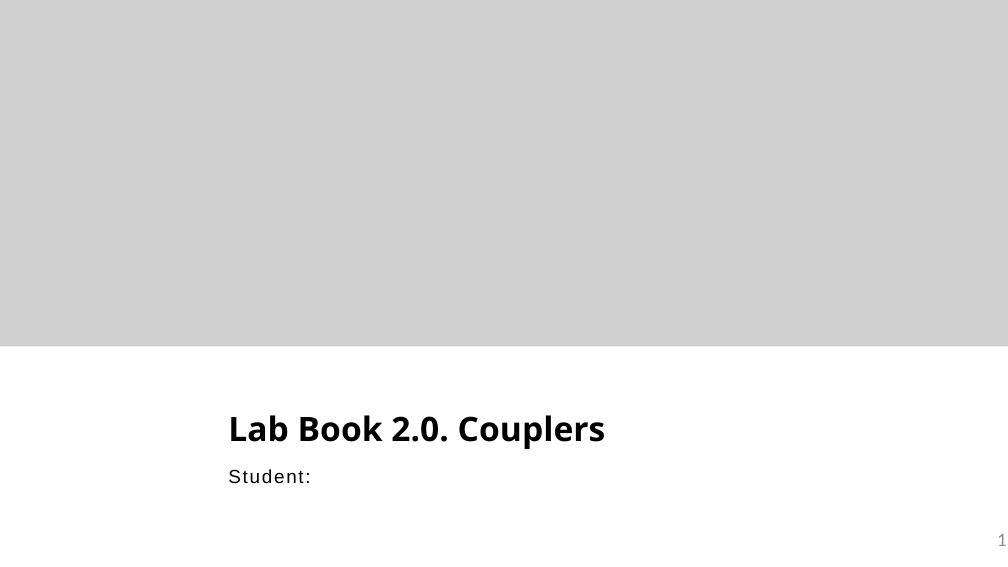
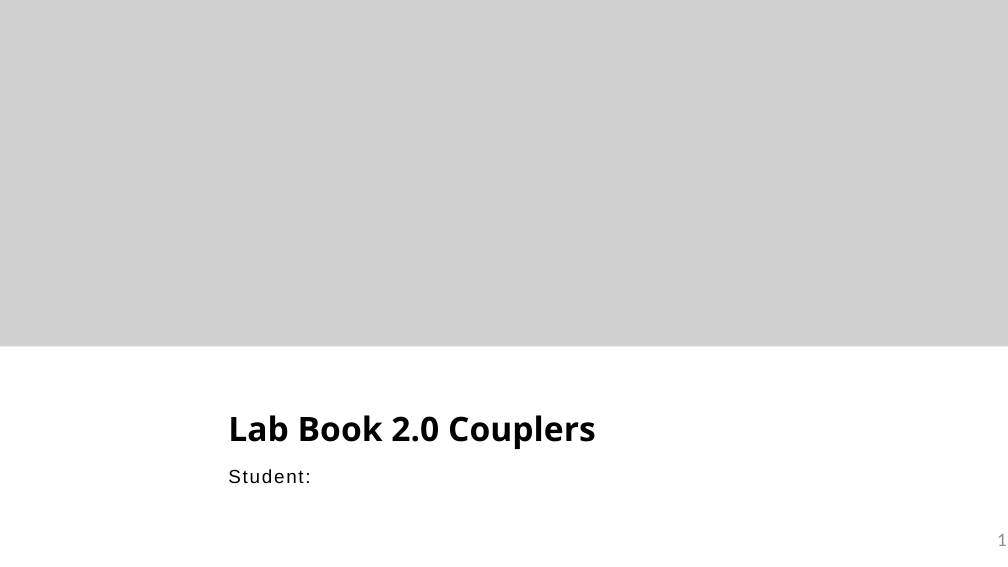
Before and after one commit to cccanvas-upv/ipsp-lab2, a slide deck: slide 1 of LabBook_20.pptx. Drawn at 1008x567 pixels with LibreOffice and Linux fonts; fonts in the diff are those of the drawing; grey boxes stand for pictures; background and template pictures are left out. Boxes give left, top, right and bottom in pixels: in the first picture for what was removed or moved away, otherwise in the second. Text is boxed around its words. In the diff, an @@ line names an element or a change of style, - is before the commit and + after.

```diff
--- a/LabBook_20.pptx
+++ b/LabBook_20.pptx
@@ text at bbox=[228, 415, 596, 449]: text changed @@
-Lab Book 2.0. Couplers
+Lab Book 2.0 Couplers
```
Also in this commit, not shown: 7 other slides changed, 9 slides removed, 3 other files.
